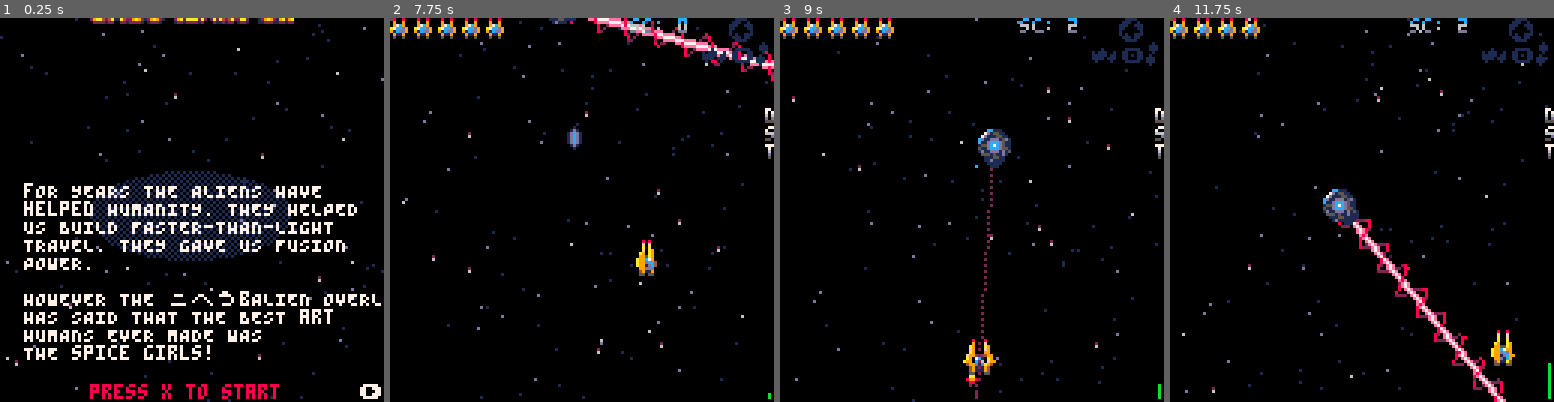
Above: before the commit, frames 1-4 (left to right).
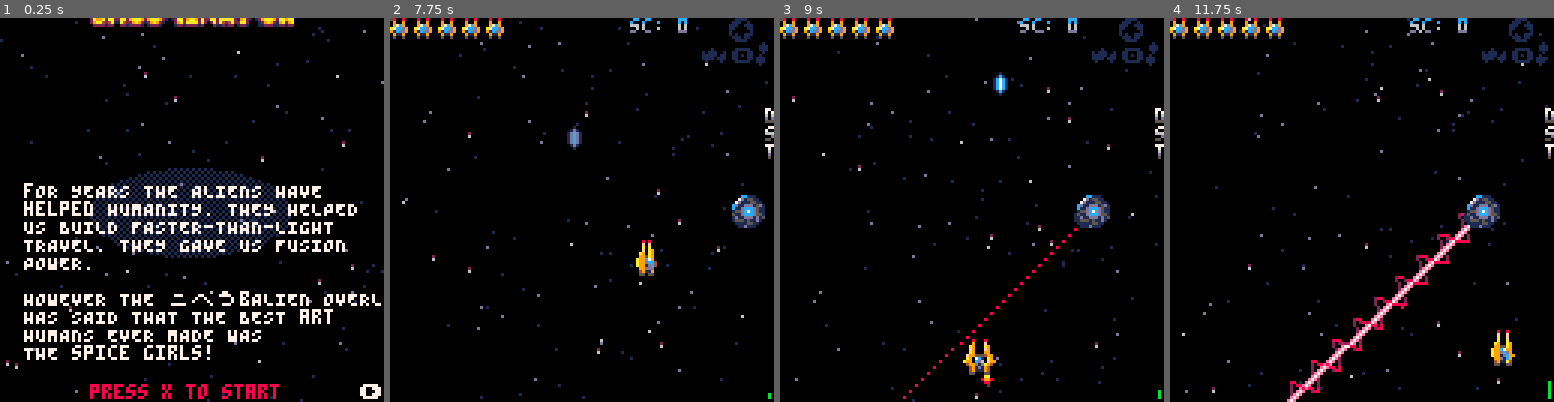
Above: after the commit, the same moments.

Repository: Athas1980/shootinator
Game: PICO-8 cartridge shootinator.p8
The game is run twice, just before and just after one commit, with the same random seed, the same clock (stepped at 60 frames per second) and the same inputs.
Inputs:
- Up to frame 1 (0.25 s): no input
- Up to frame 2 (7.75 s): tap X (X key) at 0.33, 1.07, 1.85, 2.97, 4.08, 5.2, 6.32, 7.43 s; tap O (Z key) at 0.7, 1.7, 2.1, 2.5, 2.9, 3.3, 3.7, 4.1, 4.5, 4.9, 5.3, 5.7, 6.1, 6.5, 6.9, 7.3, 7.7 s; hold Right 1.6-2.1 s; hold Up 2.15-2.42 s; hold Right 2.47-3.03 s; hold Left 3.08-3.58 s; hold Down 3.63-3.97 s; hold Right 4.02-4.68 s; hold Up 4.73-5.03 s; hold Left 5.08-5.68 s; hold Down 5.73-6.03 s; hold Right 6.08-6.58 s; hold Right 6.63-7.13 s; hold Up 7.18-7.45 s; hold Right from 7.5 s (still down)
- Up to frame 3 (9 s): release Right at 8.07 s; tap O (Z key) at 8.1, 8.5, 8.9 s; hold Left 8.12-8.62 s; tap X (X key) at 8.55 s; hold Down from 8.67 s (still down)
- Up to frame 4 (11.75 s): release Down at 9 s; hold Right 9.05-9.72 s; tap O (Z key) every 0.4 s from 9.3 to 11.7 s; tap X (X key) at 9.67, 10.78 s; hold Up 9.77-10.07 s; hold Left 10.12-10.72 s; hold Down 10.77-11.07 s; hold Right 11.12-11.62 s

The runs differ from the first frame. In frame 1, 2.1% of the frame differs, in the area x 0-100%, y 0-100%; in frame 2, 2.0%; in frame 3, 2.0%; in frame 4, 5.1%, in the area x 25-100%, y 0-100%.

Commit message:
starts adding static turrets

Diff:
--- a/enemies.lua
+++ b/enemies.lua
@@ -285,6 +285,7 @@
 	olddraw=draw
 	prefiring=false
 	firing=false
+	max_countdown=120
 
 	function move()
 		local dir = atan2(tx-ox,ty-oy)
@@ -302,7 +303,8 @@
 		ang+=rot_spd*sgn(ang_diff)
 		ang%=1
 
-		countdown=(countdown-1)%120
+		countdown=(countdown-1)%max_countdown
+		printh(countdown)
 		prefiring= countdown<60
 		if countdown==60 then
 			sfx(54)
@@ -380,6 +382,32 @@
 		draw_collision(_ENV)
 	end
 
+	return _ENV
+end
+
+function lerp(v,tv,t)
+	return v +(tv-v)*t
+end
+
+function create_static_turret_e
+		(_x,_y,props)
+	local _ENV=create_lazer_turret_e
+		(_x,_y,props)
+	_,_,ang,countdown,life=
+		unpack(props)
+		max_countdown=countdown
+		printh("x:"..x.." y:"..y.." ang:"..ang.." tx:"..tx.." ty:"..ty)
+	f,rot_spd=0,0
+	function move()
+		f+=1
+		if f>life then
+			remove(_ENV)
+		end
+		if f<120 then
+			x=lerp(x,tx,f/120)
+			y=lerp(y,ty,f/120)
+		end
+	end
 	return _ENV
 end
 
--- a/levels.lua
+++ b/levels.lua
@@ -1,16 +1,12 @@
--- for byte in all(dat) do
---  printh(byte)
--- end
 local l1st,l1end=0x2102,
-	peek2(0x2100)+0x2102
-local l2end=peek2(l1end+1)+l1end
+	peek2(0x2100)+0x2101
+local l2end=peek2(l1end+1)+l1end+2
 
 function level_iter(start, max)
 	local i=start-1
 	return function()
 		i+=1
-		if (i>max) return nil
-		return peek(i)
+		return i<=max and peek(i) or nil
 	end
 end
 
@@ -37,16 +33,17 @@
 	end}
 )
 
--- local next=level_iter(l1st,
---  l1end)
-local next=level_iter(l1end+2,
- l2end)
-
-
+local next=level_iter(l1st,
+ l1end)
+local next=level_iter(l1end+3,l2end)
 
 function nybles_x_8(byte)
 	return ((byte&0xf0)>>>4)*8,
 		(byte&0xf)*8
+end
+function nybles(byte)
+		return (byte&0xf0)>>>4,
+			byte&0xf
 end
 
 function noop() end
@@ -114,11 +111,31 @@
 		add(mobs,en)
 	end
 end
+--_,_,ang,countdown,life
+
+function read_static(iter)
+	local x,y=nybles_x_8(iter())
+	local tx,ty=nybles_x_8(iter())
+	local ang=nybles(iter())/16
+	local countdown=iter()*4
+	local life=iter()*4
+	if x==0 then x=-8 end
+	if y==0 then y=-8 end
+	if x==120 then x=132 end
+	if y==120 then y=132 end
+
+	return function()
+		local en = create_enemy(
+			"static_turret",x,y,
+			{tx,ty,ang,countdown,life}
+		)
+		add(mobs,en)
+	end
+end
 
 local funcs={
-	[0]=noop,
 	read_flap, --1
-	noop, --2
+	read_static, --2
 	noop, --3
 	read_green, --4
 	read_disc,--5
@@ -138,7 +155,6 @@
 		finished=true
 	else
 		dist+=d*8
-		printh("Value:"..tostr(value,true))
 		local fn=funcs[value](next, value)
 		distance_spawn += {dist, fn}
 	end
--- a/levelstorage.p8
+++ b/levelstorage.p8
@@ -195,7 +195,8 @@
 ]],
 [[
 -- lazer
-01,a,80,88
+01,2,f8,d8,a0,20,ff
+ff,a,80,88
 -- spin & tail
 60,b,3,c0
 2,5,3,c0
@@ -236,11 +237,13 @@
 		stop("data to big")
 	end
 	poke2(start, #dat)
+	printh("start"..tostr(start,true).." len"..tostr(#dat,true))
 	poke(start+2, unpack(dat))
 
 	start = start+#dat+2
 end
 cstore(0x2000, 0x2000, 0xfff, "shootinator.p8")
+load("shootinator.p8", "back to levels")
 __map__
 e6e7f6f7eeefe7f7e7e6f7f7e7cecff7e7f6f7e6fefff6ecedf7f6e7e6dedfe7f7f6cccde7f7f7fcfde7f6eeeff7f7e6e6e7dcddf6e6e6f7f7e6e7feffe7e6e7e7e6f6f7eeefe7e6e7f7e6e7f7f7e6cef7ecedf6fefff7e7e6cef7e7f7eff6e7e7fcfde7f7e7f6f6f7f6f6e7e6cecfe6e7f7f6ecedf7e6f7e6e7e6eee7dedff7
 e6e7f7fcfdf6e7e6e7e6e7f7f7e7f7e6e6f7e7f6cccde6e7eeefe6e7e7efcee7e6e7cecfdcdde7e7feffe7f7e6e6e6e7e6f7dedff7f7f7e7f7e6cccde7e6e6e6f7e6f7e7e6f7eff7e6f7dcddf7f6f7f7e7f7e7f7eee7e6e7e7e7e7e7f7ecede7e7e6f7e7e7e7e6e7cecfe6e7f6fcfde6e6e7f7eff7f7f6f7dedff7eef7e6e6e7
--- a/shootinator.p8
+++ b/shootinator.p8
@@ -1446,93 +1446,93 @@
 fd010104481404481404840a04880a04c80204c60204c40105094801050948010509480105094801050948010509480f04220004430004620004830a04f20004d30004c40004a60004860a06990a07990a08990a09991404180004380004580004781404f40004d40004c40004a40004841404180004380004580004780a0988
 1404f40004d40004c40004a40004841405016001050160010501600105016001050160010501600105016001050160010501600105016001050160010501600105016001050160200502480105024801050248010502480105024801050248010502480105024801050248010502480105024820050364010503ff010503ff00
 047600049601050364010503640004760004960105036401050464010504640105046401050464010504640604440004540004b40004d40304460004560004b60004d620050232010502320105023200047a00048a01050148000502320004760004860105014800050232010501480005023201050148000502320105014800
-05023201050148000502320105014800050232010501480005023201050148000502320105014800050232010501480005023206050148000502320105014800050232010501480005023201050148000502320f040e02042c02044a0204690204870204a50204c30204e12f0124080001d4080001e408060126080001d6083c
-00010a8088600b03c0020503c0020503c0020503c0020503c0150b04c0020504c0020504c0020504c0020504c0600b03a000042200044300046200048300000000000000000000000000000000000000000000000000000000000000000000000000000000000000000000000000000000000000000000000000000000000000
-…(88 lines of a section not shown)…
+05023201050148000502320105014800050232010501480005023201050148000502320105014800050232010501480005023206050148000502320105014800050232010501480005023201050148000502320f040e02042c02044a0204690204870204a50204c30204e12f0124080001d4080001e408060126080001d60843
+000102f8d8a020ffff0a8088600b03c0020503c0020503c0020503c0020503c0150b04c0020504c0020504c0020504c0020504c0600b03a0000422000443000462000483000000000000000000000000000000000000000000000000000000000000000000000000000000000000000000000000000000000000000000000000
+…(88 lines of a section not shown)…
